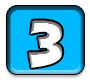
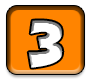
Comparing the layer stacks of the two 90×80 images. Changes:
painted on "Rounded Rectangle 2" over [7, 6, 84, 74]
